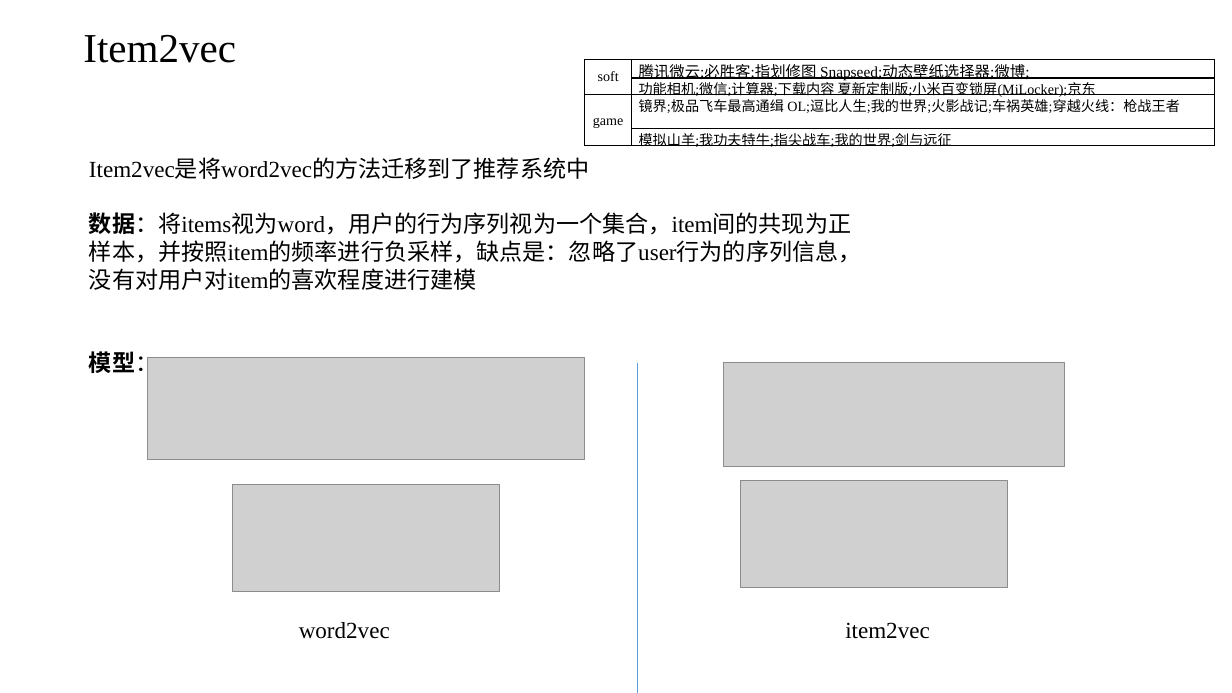
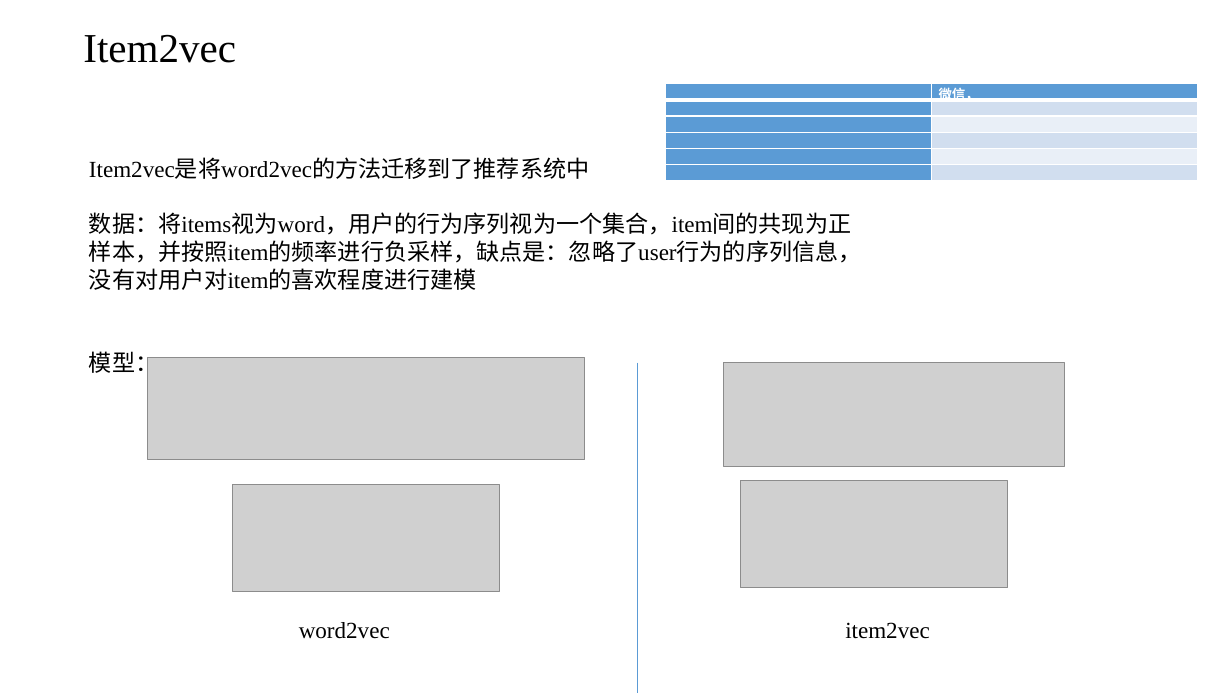
Before and after one commit to Chen-Hao-fc/Libraries, a slide deck: slide 1 of paper/graphEmbedding/Graph Embedding陈浩.pptx (slide 2 before the commit). Drawn at 1232x693 pixels with LibreOffice and Linux fonts; fonts in the diff are those of the drawing; grey boxes stand for pictures. Boxes give left, top, right and bottom in pixels: in the first picture for what was removed or moved away, otherwise in the second. Text is boxed around its words. In the diff, an @@ line names an element or a change of style, - is before the commit and + after.

```diff
--- a/paper/graphEmbedding/Graph Embedding陈浩.pptx
+++ b/paper/graphEmbedding/Graph Embedding陈浩.pptx
@@ table removed at <box>585,59,1215,151</box>, 4 rows, 2 columns @@
-soft | 腾讯微云;必胜客;指划修图 Snapseed;动态壁纸选择器;微博;
- | 功能相机;微信;计算器;下载内容 夏新定制版;小米百变锁屏(MiLocker);京东
-game | 镜界;极品飞车最高通缉 OL;逗比人生;我的世界;火影战记;车祸英雄;穿越火线：枪战王者
- | 模拟山羊;我功夫特牛;指尖战车;我的世界;剑与远征
@@ table added at <box>665,84,1198,181</box>, 6 rows, 2 columns @@
+ | 微信，
+ | 
+ | 
+ | 
+ | 
+ | 
@@ text at <box>89,212,862,377</box>: bold off in "数据：将items视为word，用户的行为序列视为一个集合，item间的共现为正样本，并按照item的频率进行负采样，缺 ...", "模型：" @@
```
Also in this commit, not shown: 5 other slides changed, 4 slides removed, 17 other files.
